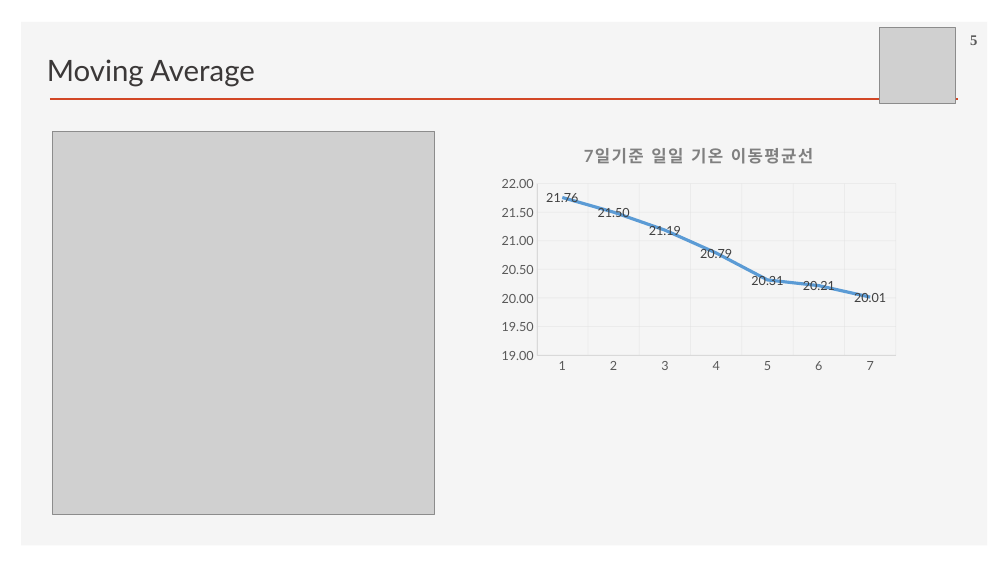
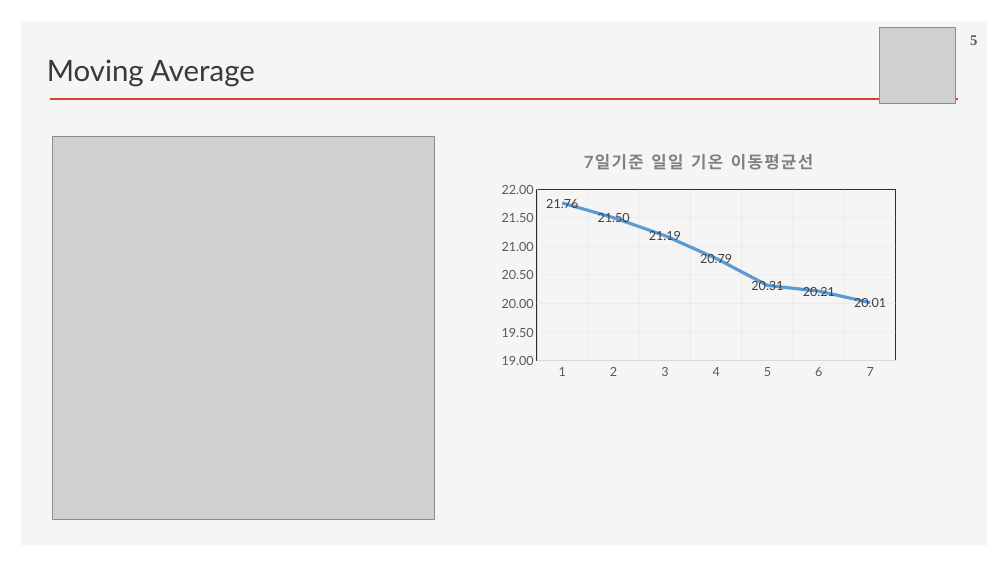
Before and after one commit to ancestor9/2026_Fall_Deep-Learning-with-Python, a slide deck: slide 5 of Chapter 13 Timeseries forecasting.pptx. Drawn at 1008x567 pixels with LibreOffice and Linux fonts; fonts in the diff are those of the drawing; grey boxes stand for pictures; background and template pictures are left out. Boxes give left, top, right and bottom in pixels: in the first picture for what was removed or moved away, otherwise in the second. Text is boxed around its words. In the diff, an @@ line names an element or a change of style, - is before the commit and + after.

```diff
--- a/Chapter 13 Timeseries forecasting.pptx
+++ b/Chapter 13 Timeseries forecasting.pptx
@@ picture: place and size @@
-picture at bbox=[52, 131, 435, 514]
+picture at bbox=[52, 137, 435, 520]
@@ line chart: place and size @@
-line chart at bbox=[494, 131, 904, 378]
+line chart at bbox=[494, 137, 904, 384]
```
Also in this commit, not shown: 13 other slides changed, 5 slides added, 1 slide removed.
